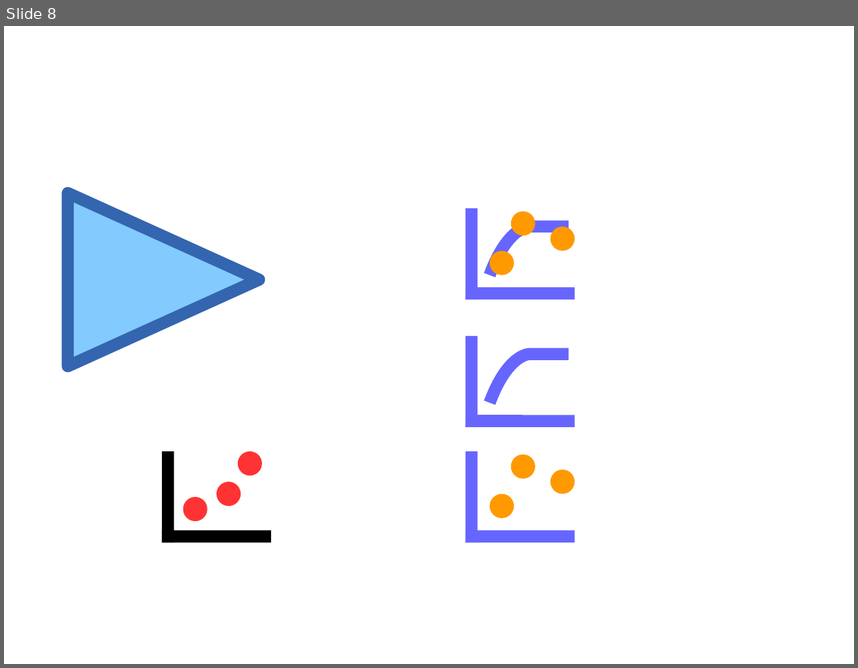
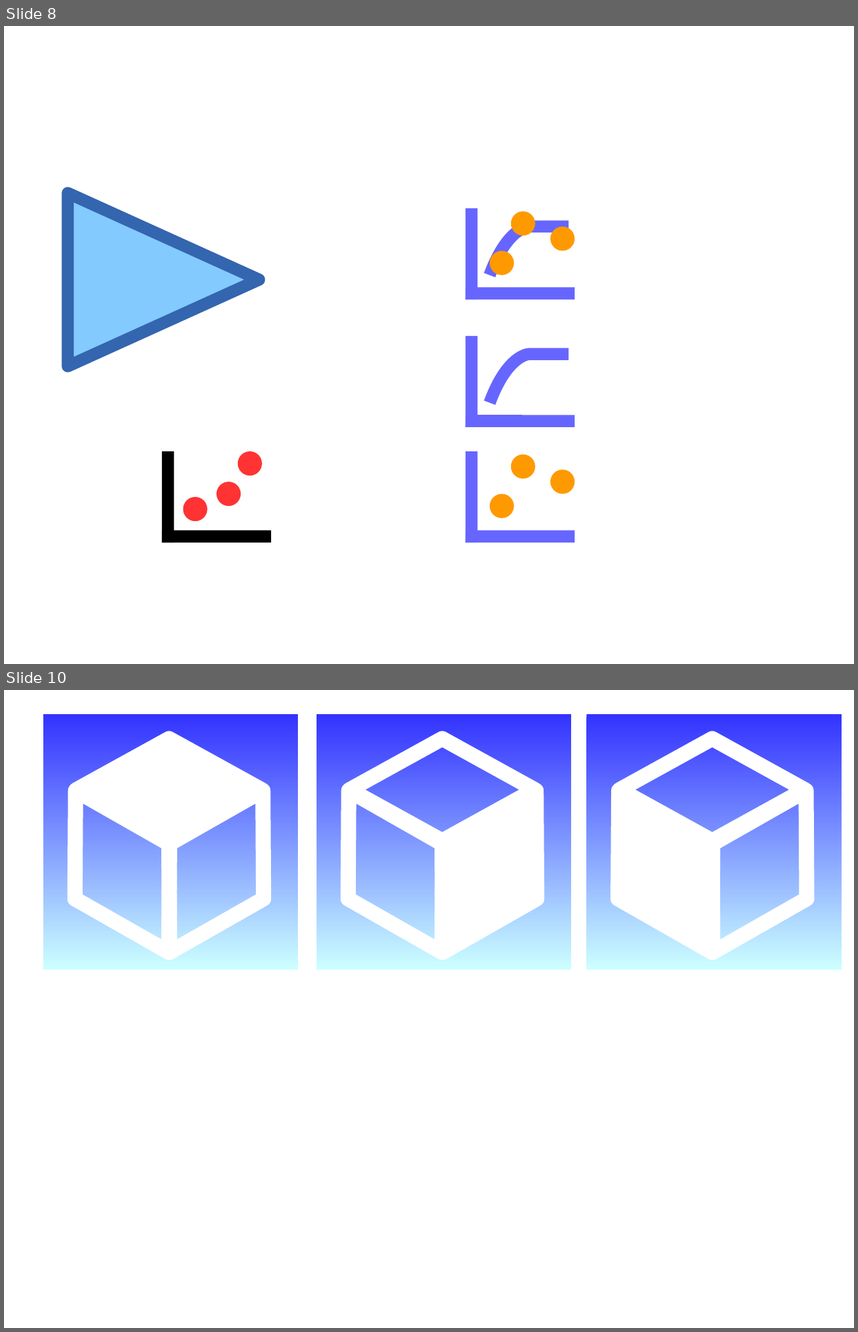
Before and after one commit to PauloCarvalhoRJ/gammaray, a slide deck: art/logo.odp. Shown one above the other, each under a label of ours: slide 8 before the commit, slides 8 and 10 after it; the slides between them are not shown. The pictures are 858x668 and 858x1332 pixels, drawn with LibreOffice and Linux fonts; fonts in the diff are those of the drawing. Boxes give left, top, right and bottom in pixels: in the first picture for what was removed or moved away, otherwise in the second. Text is boxed around its words. In the diff, an @@ line names an element or a change of style, - is before the commit and + after.

```diff
--- a/art/logo.odp
+++ b/art/logo.odp
@@ slide 10 added at (x1=4, y1=690, x2=854, y2=1328), background #FFFFFF @@
@@ rectangle added at (x1=317, y1=714, x2=572, y2=969), fill gradient #3333FF to #CCFFFF @@
@@ rectangle added at (x1=587, y1=714, x2=842, y2=969), fill gradient #3333FF to #CCFFFF @@
@@ diamond added at (x1=350, y1=738, x2=535, y2=840), outline #FFFFFF 14.17 pt @@
@@ diamond added at (x1=620, y1=738, x2=806, y2=840), outline #FFFFFF 14.17 pt @@
@@ group added at (x1=28, y1=714, x2=310, y2=980): 3 diamonds, 1 rectangle @@
@@ diamond added at (x1=302, y1=763, x2=490, y2=980), outline #FFFFFF 14.17 pt @@
@@ diamond added at (x1=396, y1=763, x2=584, y2=980), fill #FFFFFF, outline #FFFFFF 14.17 pt @@
@@ diamond added at (x1=572, y1=763, x2=760, y2=980), fill #FFFFFF, outline #FFFFFF 14.17 pt @@
@@ diamond added at (x1=666, y1=763, x2=854, y2=980), outline #FFFFFF 14.17 pt @@
```
Also in this commit, not shown: 1 other slide added, 1 slide removed, 7 other files.
